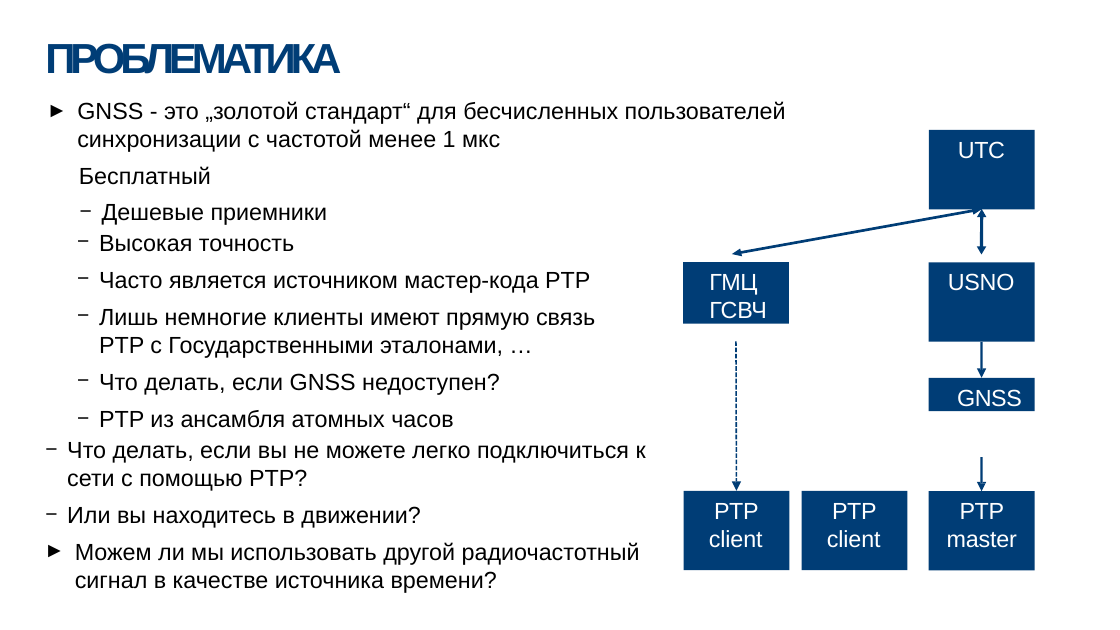
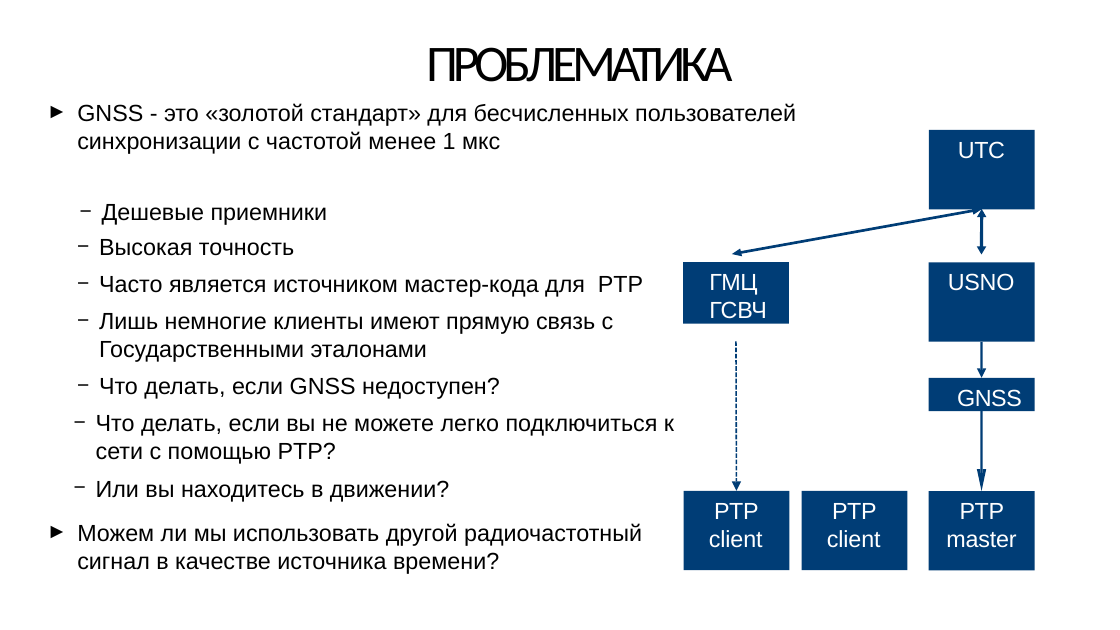
Before and after one commit to SiwaNetwork/QUANTUM, a slide deck: slide 2 of Time-Card/ДОКУМЕНТЫ/МАТЕРИАЛ СТАТЬИ/время 5г тв).pptx. Drawn at 1120x630 pixels with LibreOffice and Linux fonts; fonts in the diff are those of the drawing; background and template pictures are left out. Boxes give left, top, right and bottom in pixels: in the first picture for what was removed or moved away, otherwise in the second. Text is boxed around its words. In the diff, an @@ line names an element or a change of style, - is before the commit and + after.

```diff
--- a/Time-Card/ДОКУМЕНТЫ/МАТЕРИАЛ СТАТЬИ/время 5г тв).pptx
+++ b/Time-Card/ДОКУМЕНТЫ/МАТЕРИАЛ СТАТЬИ/время 5г тв).pptx
@@ title "ПРОБЛЕМАТИКА": place and size @@
-title "ПРОБЛЕМАТИКА" at <box>45,43,341,74</box>
+title "ПРОБЛЕМАТИКА" at <box>426,47,732,82</box>
@@ title "ПРОБЛЕМАТИКА" at <box>426,47,732,82</box>: size 27 to 33 pt, font Arial to Calibri, text colour #003D76 to #000000, bold off; vertical alignment top to middle @@
@@ text at <box>77,103,796,154</box>: text changed @@
-► GNSS - это „золотой стандарт“ для бесчисленных пользователей синхронизации с частотой менее 1 мкс
-Бесплатный
+► GNSS - это «золотой стандарт» для бесчисленных пользователей синхронизации с частотой менее 1 мкс
@@ text at <box>99,276,643,362</box>: text changed @@
-− Часто является источником мастер-кода PTP
-− Лишь немногие клиенты имеют прямую связь PTP с Государственными эталонами, …
+− Часто является источником мастер-кода для PTP
+− Лишь немногие клиенты имеют прямую связь с Государственными эталонами
@@ text "Что делать, если вы не ...": place and size @@
-text "Что делать, если вы не ..." at <box>67,442,646,528</box>
+text "Что делать, если вы не ..." at <box>96,415,674,502</box>
@@ text at <box>99,410,453,428</box>: paragraph removed @@
-− PTP из ансамбля атомных часов
@@ freeform shape: place and size @@
-freeform shape at <box>977,457,986,491</box>
+freeform shape at <box>977,411,986,492</box>
@@ text "Можем ли мы использовать другой ...": place and size @@
-text "Можем ли мы использовать другой ..." at <box>75,542,640,593</box>
+text "Можем ли мы использовать другой ..." at <box>77,523,642,574</box>
```
Also in this commit, not shown: 15 other slides changed, 1 slide added, 17 slides removed, 1 other file.
